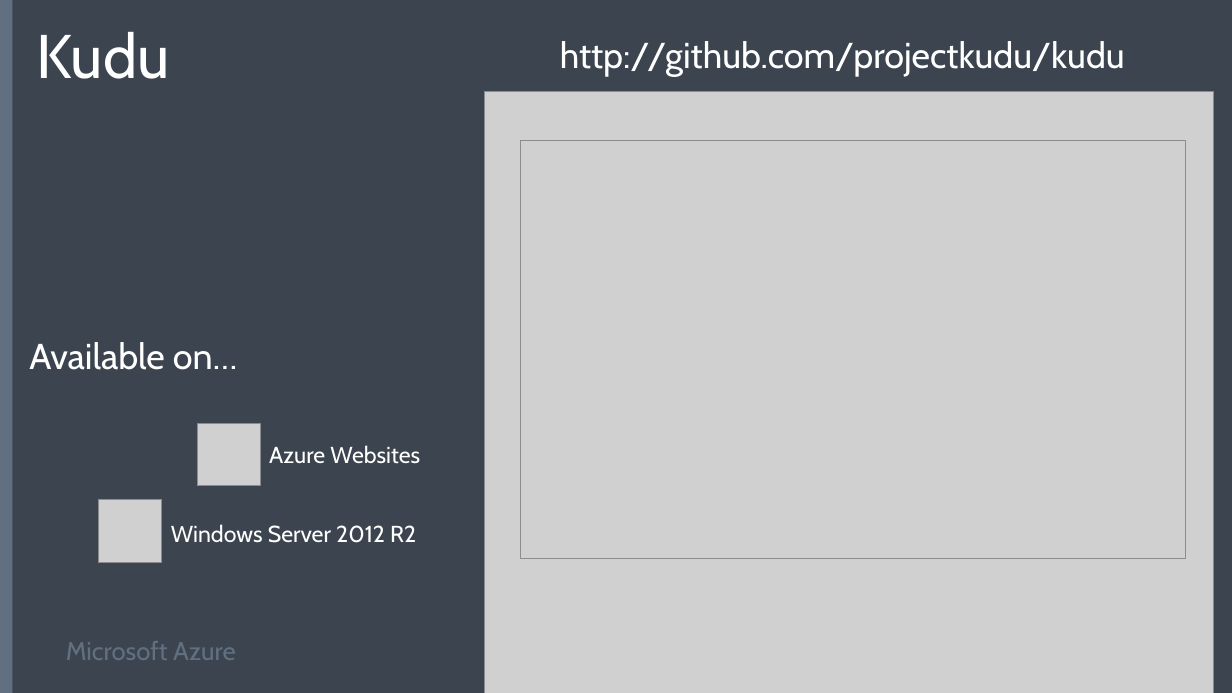
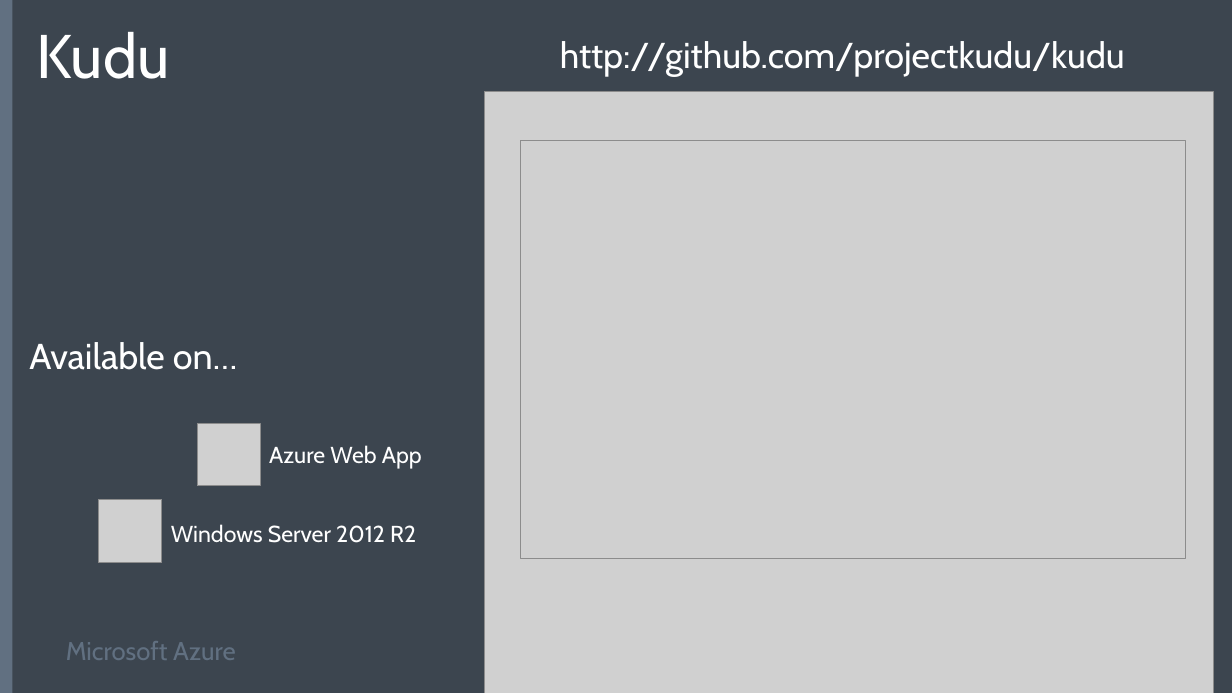
Before and after one commit to SyntaxC4-MSFT/AzureWebApp.DemoInABox.KuduDemo, a slide deck: slide 2 of docs/Kudu.pptx. Drawn at 1232x693 pixels with LibreOffice and Linux fonts; fonts in the diff are those of the drawing; grey boxes stand for pictures; background and template pictures are left out. Boxes give left, top, right and bottom in pixels: in the first picture for what was removed or moved away, otherwise in the second. Text is boxed around its words. In the diff, an @@ line names an element or a change of style, - is before the commit and + after.

Commit message:
updated Websites branding to Web App

```diff
--- a/docs/Kudu.pptx
+++ b/docs/Kudu.pptx
@@ text at box(269, 445, 422, 469): text changed @@
-Azure Websites
+Azure Web App
```
Also in this commit, not shown: 1 other slide changed, 1 slide added, 1 slide removed, 4 other files.
